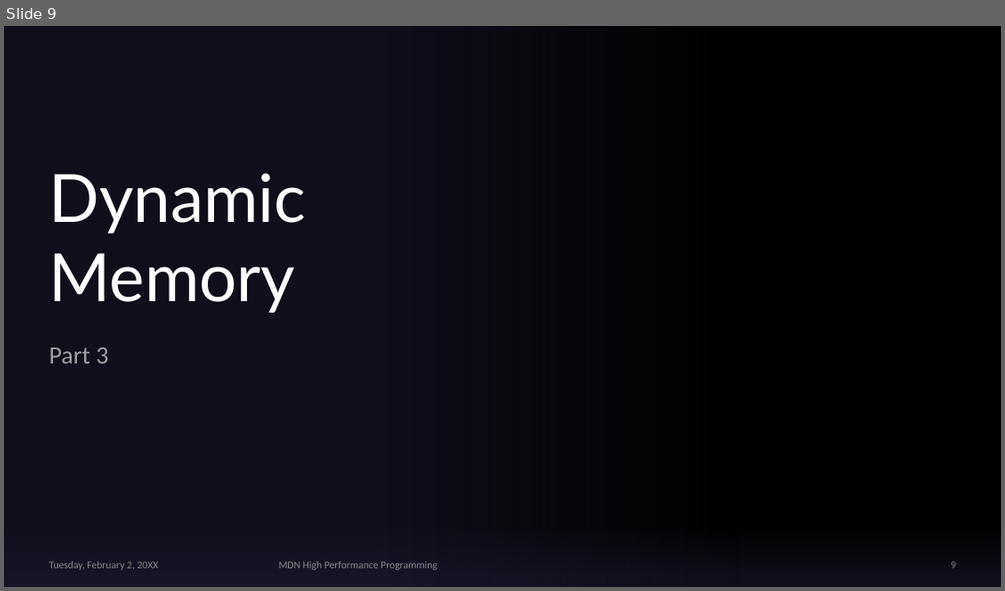
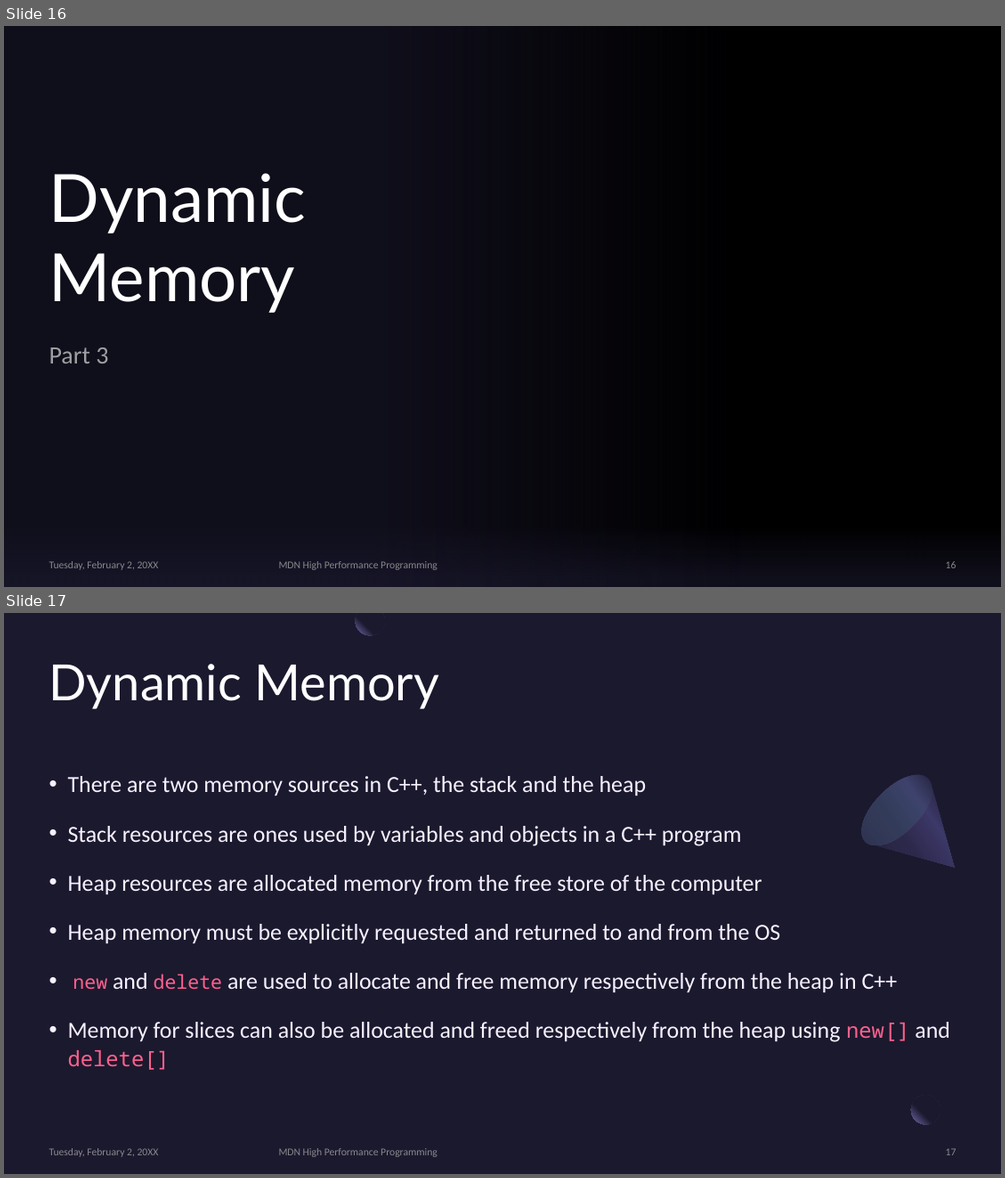
Before and after one commit to MonashDeepNeuron/HPP, a slide deck: content/part3/slides/hpp_part3.pptx. Shown one above the other, each under a label of ours: slide 9 before the commit, slides 16 and 17 after it. The pictures are 1005x591 and 1005x1178 pixels, drawn with LibreOffice and Linux fonts; fonts in the diff are those of the drawing; background and template pictures are left out. Boxes give left, top, right and bottom in pixels: in the first picture for what was removed or moved away, otherwise in the second. Text is boxed around its words. In the diff, an @@ line names an element or a change of style, - is before the commit and + after.

```diff
--- a/content/part3/slides/hpp_part3.pptx
+++ b/content/part3/slides/hpp_part3.pptx
@@ slide 17 added at bbox=[4, 613, 1001, 1174], background #1B192E @@
@@ freeform shape added at bbox=[356, 613, 385, 635], fill gradient #1B192E to #7771B2 @@
@@ title added at bbox=[49, 664, 439, 709], 48 pt, text #FFFFFF @@
+Dynamic Memory
@@ freeform shape added at bbox=[850, 763, 986, 899], fill gradient #2C284A to #3C3867 to #1B192E @@
@@ ellipse added at bbox=[850, 763, 944, 857], fill gradient #454075 to #5BEFC1 @@
@@ text added at bbox=[68, 776, 950, 1070], 22.2 pt, text #F7F1FF @@
+• There are two memory sources in C++, the stack and the heap
+• Stack resources are ones used by variables and objects in a C++ program
+• Heap resources are allocated memory from the free store of the computer
+• Heap memory must be explicitly requested and returned to and from the OS
+• new and delete are used to allocate and free memory respectively from the heap in C++
+• Memory for slices can also be allocated and freed respectively from the heap using new[] and delete[]
@@ rectangle added at bbox=[940, 1089, 971, 1119], fill #1B192E at 80% opacity @@
@@ ellipse added at bbox=[911, 1095, 940, 1125], fill gradient #1B192E to #7771B2 @@
@@ text added at bbox=[49, 1148, 159, 1157], 10 pt, text #A6A6A6 at 80% opacity @@
+Tuesday, February 2, 20XX
@@ text added at bbox=[279, 1148, 437, 1157], 10 pt, text #A6A6A6 at 80% opacity @@
+MDN High Performance Programming
@@ page number added at bbox=[946, 1148, 956, 1155], 10 pt, text #A6A6A6 at 80% opacity @@
+17
@@ what was slide 9 is now slide 16 @@
@@ page number at bbox=[946, 561, 956, 568]: text changed @@
-9
+16
```
Also in this commit, not shown: 2 slides changed, 23 other slides added, 4 other files.
